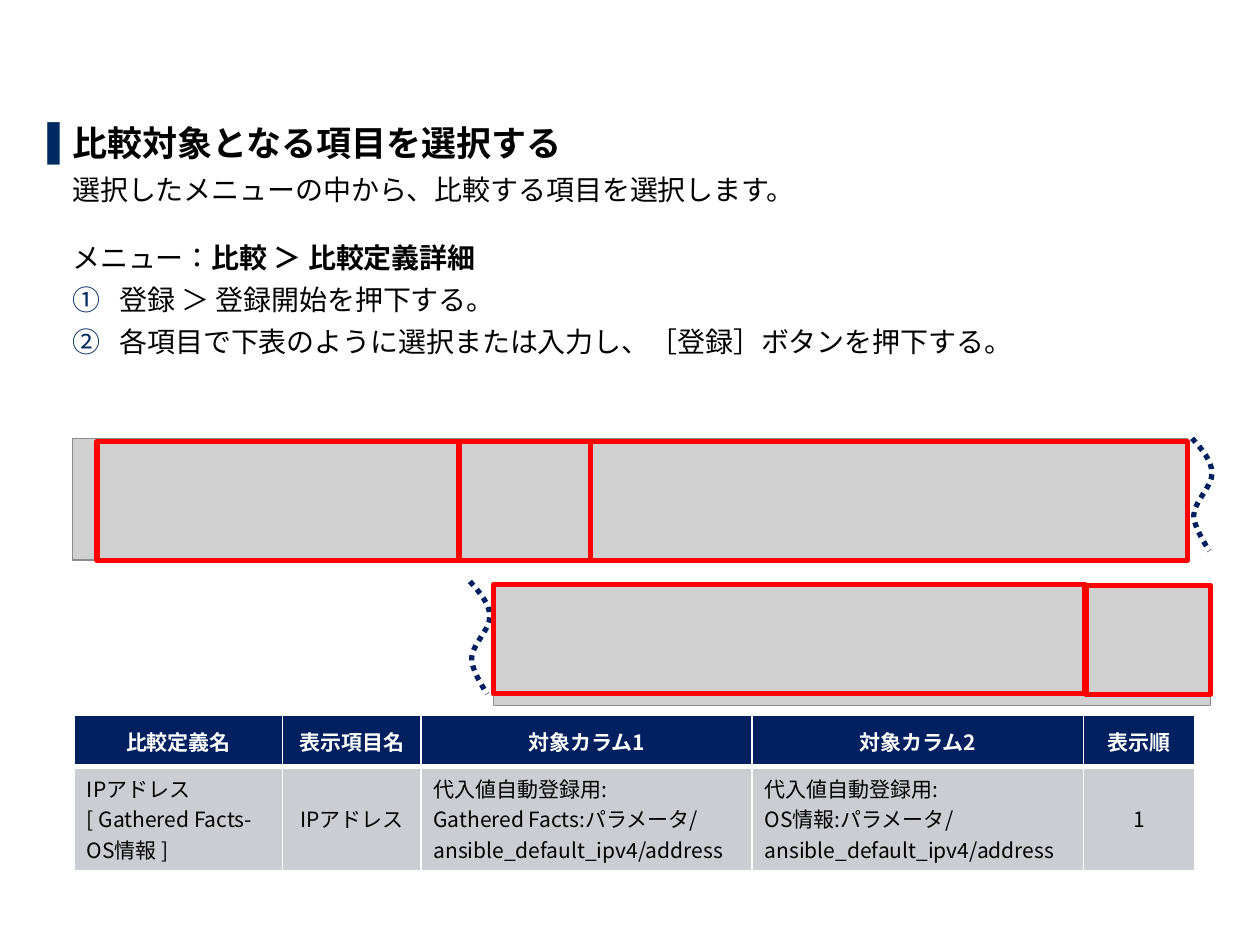
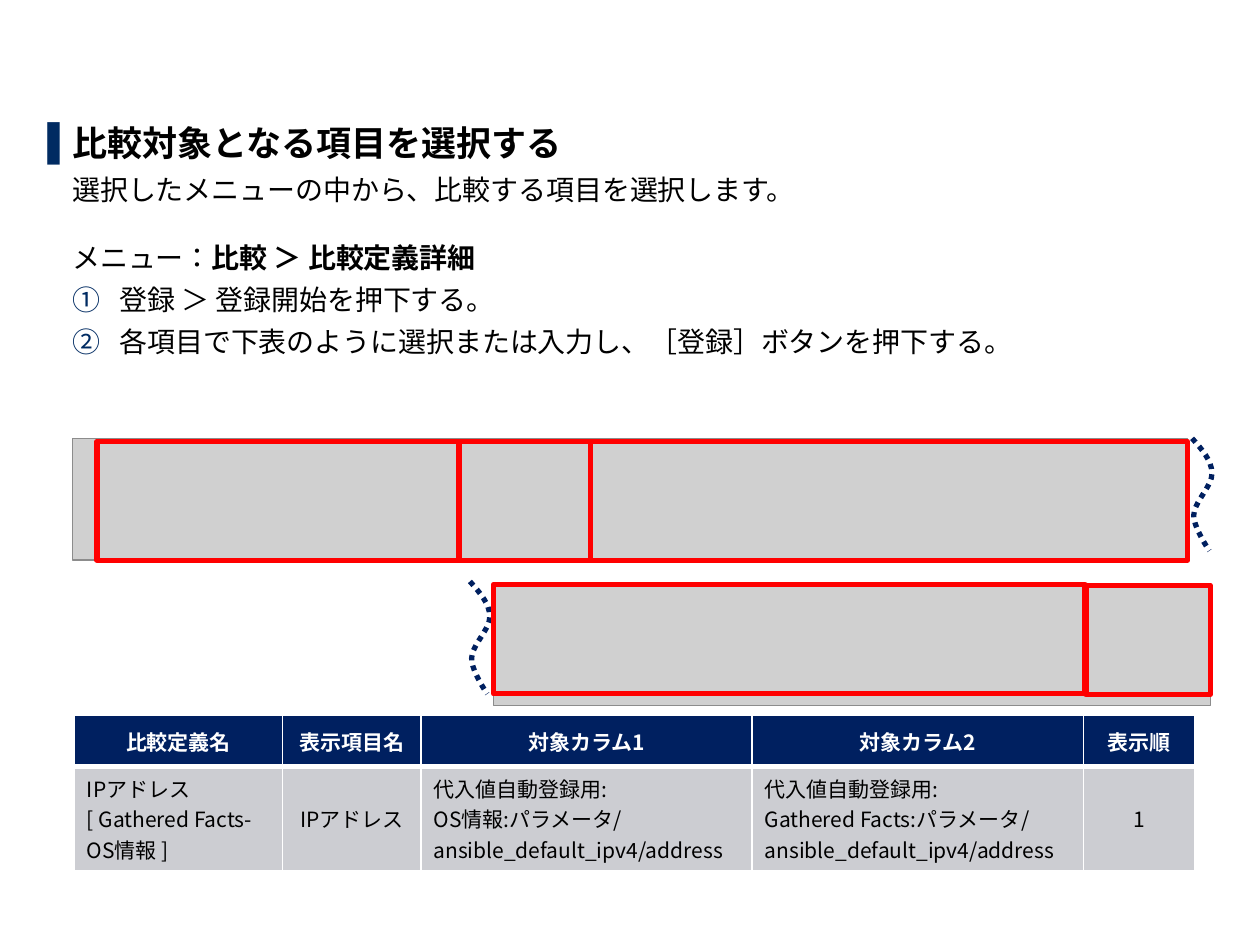
Before and after one commit to exastro-suite/it-automation-docs, a slide deck: slide 45 of asset/Learn_ja/ITA-collect-compare_practice_ja.pptx (slide 44 before the commit). Drawn at 1260x945 pixels with LibreOffice and Linux fonts; fonts in the diff are those of the drawing; grey boxes stand for pictures; background and template pictures are left out. Boxes give left, top, right and bottom in pixels: in the first picture for what was removed or moved away, otherwise in the second. Text is boxed around its words. In the diff, an @@ line names an element or a change of style, - is before the commit and + after.

```diff
--- a/asset/Learn_ja/ITA-collect-compare_practice_ja.pptx
+++ b/asset/Learn_ja/ITA-collect-compare_practice_ja.pptx
@@ table at <box>74,716,1196,867</box> @@
-row 2, column 3: 代入値自動登録用: / Gathered Facts:パラメータ/ / ansible_default_ipv4/address
+row 2, column 3: 代入値自動登録用: / OS情報:パラメータ/ / ansible_default_ipv4/address
-row 2, column 4: 代入値自動登録用: / OS情報:パラメータ/ / ansible_default_ipv4/address
+row 2, column 4: 代入値自動登録用: / Gathered Facts:パラメータ/ / ansible_default_ipv4/address
```
Also in this commit, not shown: 18 other slides changed, 2 slides added, 1 other file.
